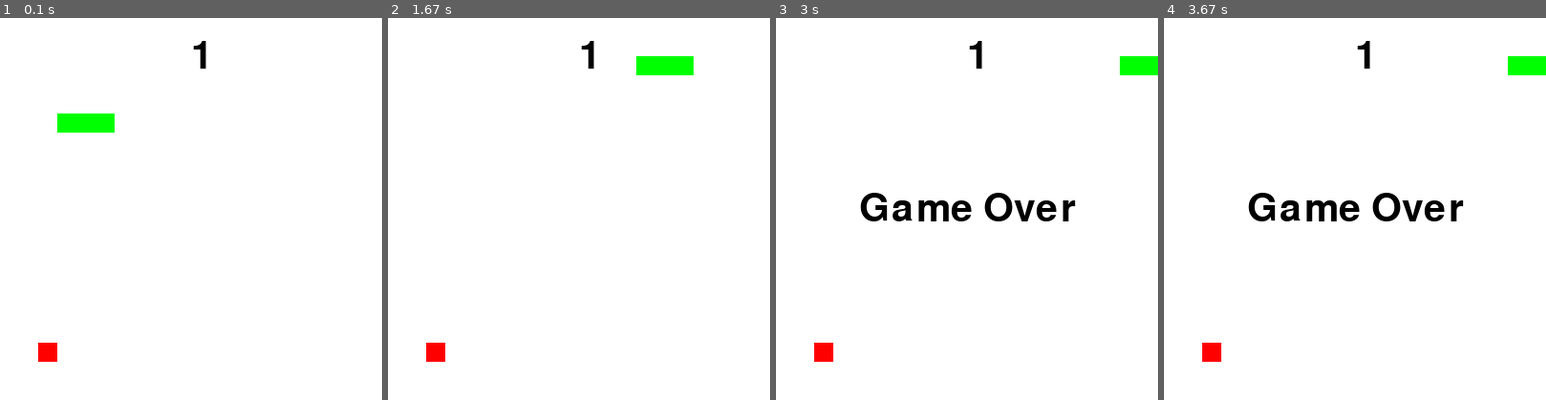
Above: before the commit, frames 1-4 (left to right).
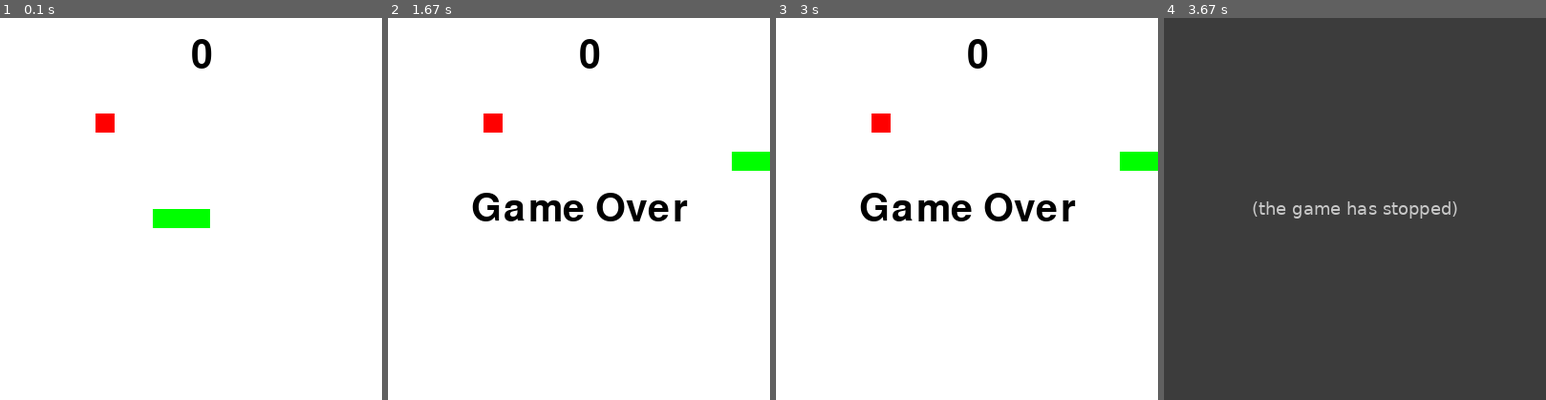
Above: after the commit, the same moments.

Repository: JinSuJinSu/Python-Snake-Game
Game: pygame game, started from Snake_pygame.py
The game is run twice, just before and just after one commit, with the same random seed, the same clock (stepped at 60 frames per second) and the same inputs.
Inputs:
- Up to frame 1 (0.1 s): no input
- Up to frame 2 (1.67 s): hold Right 0.33-0.8 s; hold Up 0.83-1.13 s; hold Right 1.17-1.63 s
- Up to frame 3 (3 s): no input
- Up to frame 4 (3.67 s): no input

The runs differ from the first frame. In frame 1, 2.0% of the frame differs, in the area x 10-56%, y 5-90%; in frame 2, 3.9%; in frame 3, 1.8%; in frame 4, 100%, in the area x 0-100%, y 0-100%.
After the commit the program exited at 3.6 s; later frames show no game.

Commit message:
style: Change a number of an annotation Number 14 was changed to 15

Diff:
--- a/Snake_pygame.py
+++ b/Snake_pygame.py
@@ -40,7 +40,7 @@
     pygame.K_UP: 'UP',
     pygame.K_DOWN: 'DOWN',
     pygame.K_LEFT: 'LEFT',
-    pygame.K_RIGHT: 'RIGHT',
+    pygame.K_RIGHT: 'RIGHT'
 }
 
 
@@ -65,7 +65,7 @@
 #10. 뱀 클래스 만들기
 class Snake:
     def __init__(self):
-        self.positions = [(5,5),(4,5),(3,5)]  # 뱀의 위치
+        self.positions = [(10,10),(9,10),(8,10)]  # 뱀의 위치
         self.direction = ''
 
     def draw(self):
@@ -112,7 +112,8 @@
 #14. 게임 폰트 정의
 game_font = pygame.font.Font(None, 60)
 
-#14. 게임 무한루프
+
+#15. 게임 무한루프
 running = True
 while running:
     clock.tick(20)
@@ -149,10 +150,6 @@
 
 
 
-
-
-
-
     apple.draw()
     snake.draw()
 
